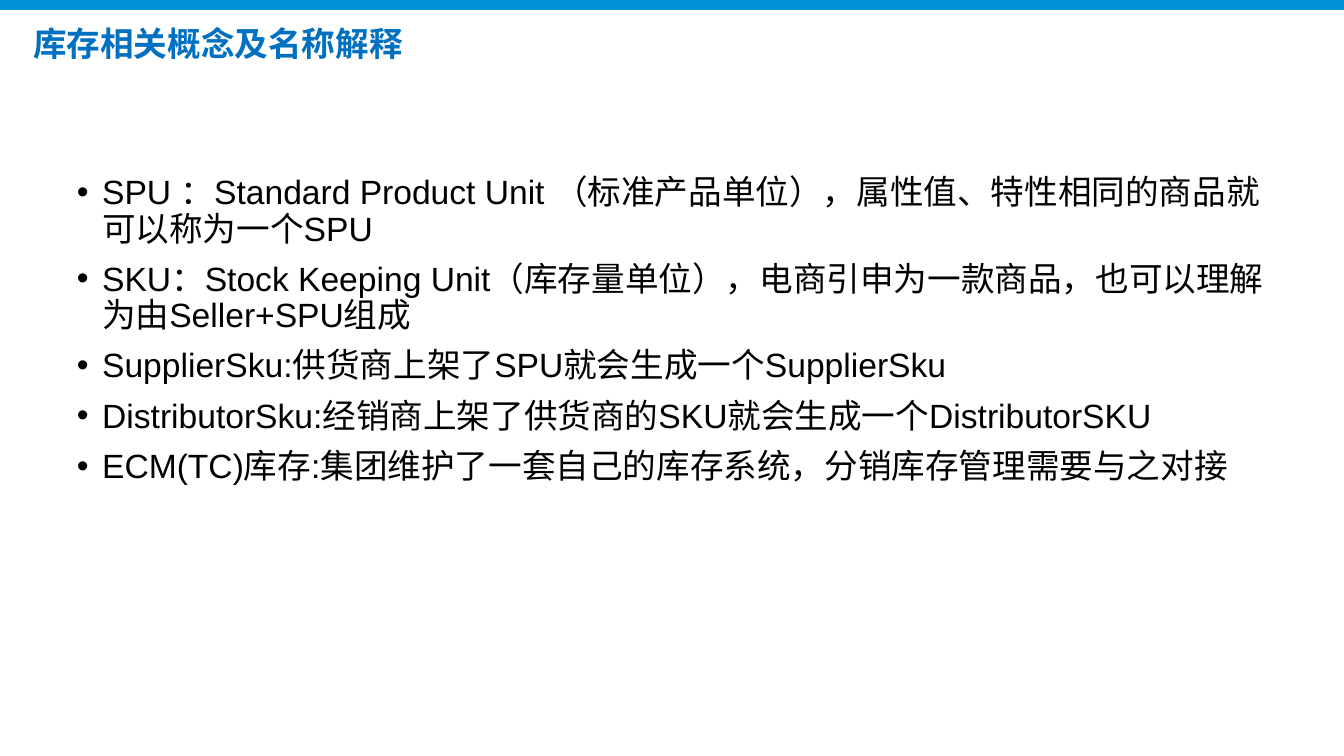
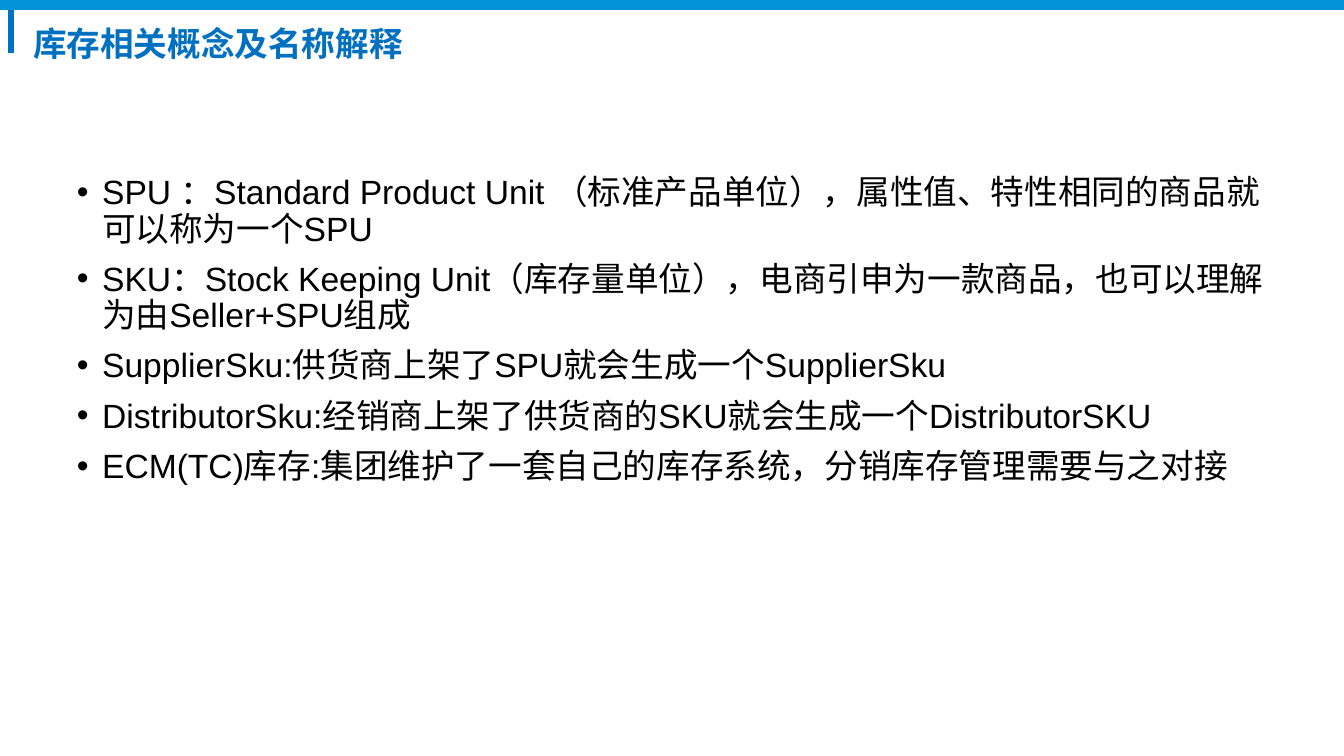
Before and after one commit to xklnew/Go-000, a slide deck: slide 3 of Week01/分销平台商品系统简介.pptx (slide 4 before the commit). Drawn at 1344x756 pixels with LibreOffice and Linux fonts; fonts in the diff are those of the drawing; background and template pictures are left out. Boxes give left, top, right and bottom in pixels: in the first picture for what was removed or moved away, otherwise in the second. Text is boxed around its words. In the diff, an @@ line names an element or a change of style, - is before the commit and + after.

```diff
--- a/Week01/分销平台商品系统简介.pptx
+++ b/Week01/分销平台商品系统简介.pptx
@@ rectangle added at (8, 10, 13, 52), fill #0070C0, outline #0070C0 1 pt @@
```
Also in this commit, not shown: 11 other slides changed, 1 slide added, 10 other files.
